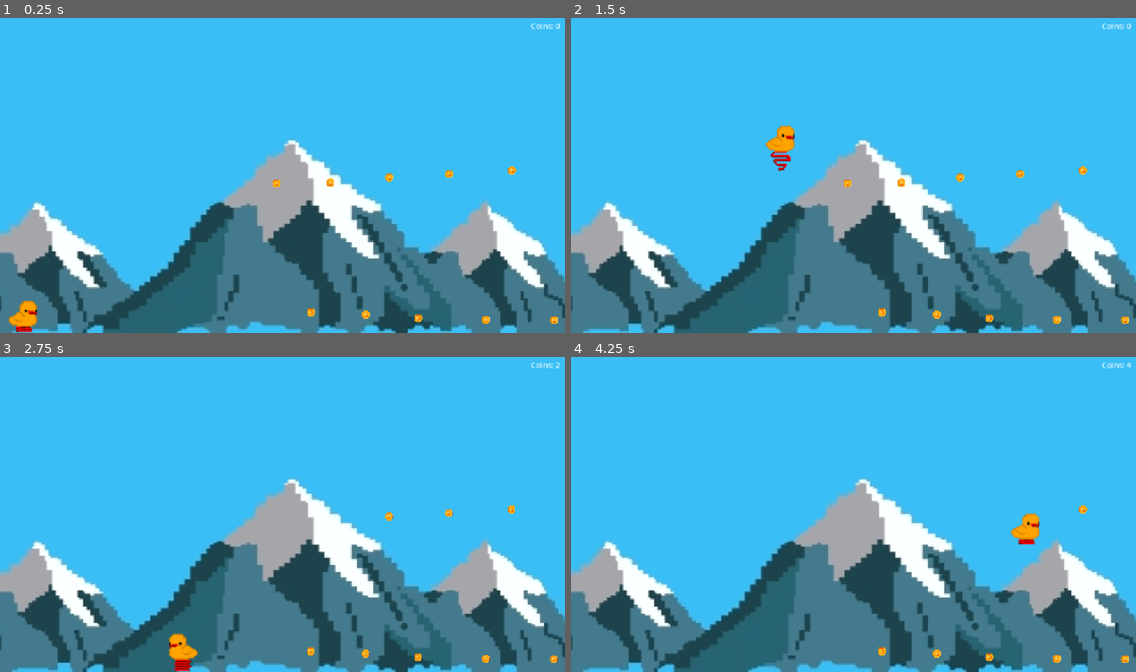
Above: before the commit, frames 1-4 (two rows, left to right).
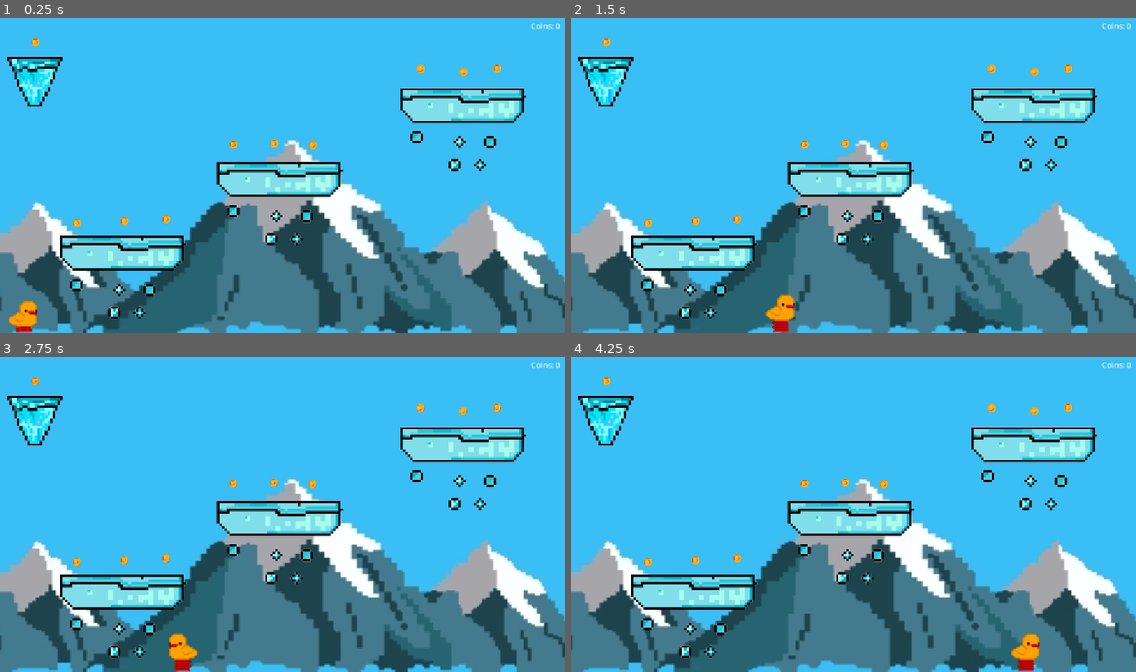
Above: after the commit, the same moments.

Repository: axxel-otl/placeholder
Game: Godot game, scene res://main.tscn
Two runs of this game, one before a commit and one after it. Both use one fixed random seed, a clock stepped at 60 frames per second and the inputs below. Sound files missing from this copy of the repository are replaced by a short silence.
Inputs:
- Up to frame 1 (0.25 s): no input
- Up to frame 2 (1.5 s): hold Right (ui_right) from 0.53 s (still down); tap Up (jump) at 0.77 s
- Up to frame 3 (2.75 s): tap Up (jump) at 1.52 s; release Right (ui_right) at 2.03 s; hold Left (ui_left) from 2.03 s (still down)
- Up to frame 4 (4.25 s): release Left (ui_left) at 2.78 s; hold Right (ui_right) from 2.78 s (still down); tap Up (jump) at 3.02, 3.77 s

The runs differ from the first frame. In frame 1, 9.6% of the frame differs, in the area x 1-99%, y 6-98%; in frame 2, 11%, in the area x 1-99%, y 6-100%; in frame 3, 9.6%; in frame 4, 10%.

Commit message:
feat: Add map and win scene

Diff:
--- /dev/null
+++ b/BigPlatform.tscn
@@ -0,0 +1,28 @@
+[gd_scene format=3 uid="uid://dfu8lrmnni6mr"]
+
+[ext_resource type="Texture2D" uid="uid://b1iqyw1j3rw5y" path="res://BigPlatform.png" id="1_ii6qr"]
+
+[sub_resource type="RectangleShape2D" id="RectangleShape2D_ii6qr"]
+size = Vector2(422, 62.5)
+
+[sub_resource type="RectangleShape2D" id="RectangleShape2D_n2wc6"]
+size = Vector2(504, 88)
+
+[node name="Node2D" type="Node2D" unique_id=744499742]
+scale = Vector2(0.5, 0.5)
+
+[node name="StaticBody2D" type="StaticBody2D" parent="." unique_id=358777]
+position = Vector2(-4, -18.5)
+collision_layer = 2
+
+[node name="Sprite2D" type="Sprite2D" parent="StaticBody2D" unique_id=1943892332]
+position = Vector2(58, -92.5)
+texture = ExtResource("1_ii6qr")
+
+[node name="CollisionShape2D2" type="CollisionShape2D" parent="StaticBody2D" unique_id=1068232395]
+position = Vector2(1, 63.25)
+shape = SubResource("RectangleShape2D_ii6qr")
+
+[node name="CollisionShape2D" type="CollisionShape2D" parent="StaticBody2D" unique_id=1533615549]
+position = Vector2(0, -3.5)
+shape = SubResource("RectangleShape2D_n2wc6")
--- /dev/null
+++ b/Player.tscn
@@ -0,0 +1,80 @@
+[gd_scene format=3 uid="uid://sxeh5qou6d6d"]
+
+[ext_resource type="Script" uid="uid://dpag2kjscpvig" path="res://player.gd" id="1_e80uo"]
+[ext_resource type="Texture2D" uid="uid://ckmtjw2ojyfe3" path="res://PatoDown.png" id="2_cxr5p"]
+[ext_resource type="Texture2D" uid="uid://c1gf0aci5wk48" path="res://PatoIdle.png" id="3_tdg3f"]
+[ext_resource type="Texture2D" uid="uid://bgug2i6a47fm2" path="res://PatoUp.png" id="4_dtqjt"]
+
+[sub_resource type="CircleShape2D" id="CircleShape2D_w48qg"]
+
+[sub_resource type="SpriteFrames" id="SpriteFrames_bw8a7"]
+animations = [{
+"frames": [{
+"duration": 1.0,
+"texture": ExtResource("2_cxr5p")
+}, {
+"duration": 1.0,
+"texture": ExtResource("3_tdg3f")
+}, {
+"duration": 1.0,
+"texture": ExtResource("4_dtqjt")
+}, {
+"duration": 1.0,
+"texture": ExtResource("3_tdg3f")
+}],
+"loop": 1,
+"name": &"default",
+"speed": 4.0
+}]
+
+[sub_resource type="CircleShape2D" id="CircleShape2D_vivmo"]
+
+[sub_resource type="RectangleShape2D" id="RectangleShape2D_miocd"]
+
+[node name="Player" type="CharacterBody2D" unique_id=184967046]
+collision_mask = 2
+script = ExtResource("1_e80uo")
+
+[node name="HitBox" type="CollisionShape2D" parent="." unique_id=2057048572]
+position = Vector2(4.172325e-07, 2.7418137e-06)
+scale = Vector2(5, 5)
+shape = SubResource("CircleShape2D_w48qg")
+
+[node name="AnimatedSprite2D" type="AnimatedSprite2D" parent="." unique_id=622888035]
+position = Vector2(0, -1.7881393e-07)
+scale = Vector2(2.5, 2.5)
+sprite_frames = SubResource("SpriteFrames_bw8a7")
+
+[node name="PickBox" type="Area2D" parent="." unique_id=663838889]
+
+[node name="CollisionShape2D" type="CollisionShape2D" parent="PickBox" unique_id=563887436]
+position = Vector2(-0.99998474, 2.3841858e-07)
+scale = Vector2(7, 7)
+shape = SubResource("CircleShape2D_vivmo")
+
+[node name="ReceiveBox" type="Area2D" parent="." unique_id=1495942731]
+visible = false
+
+[node name="CollisionShape2D" type="CollisionShape2D" parent="ReceiveBox" unique_id=1470091669]
+scale = Vector2(5, 5)
+shape = SubResource("RectangleShape2D_miocd")
+
+[node name="DealBox" type="Area2D" parent="." unique_id=154432773]
+visible = false
+
+[node name="CollisionShape2D" type="CollisionShape2D" parent="DealBox" unique_id=151011583]
+scale = Vector2(5, 5)
+shape = SubResource("RectangleShape2D_miocd")
+
+[node name="CanvasLayer" type="CanvasLayer" parent="." unique_id=268086417]
+
+[node name="CoinCountDisplay" type="Label" parent="CanvasLayer" unique_id=1726595864]
+offset_left = 1082.0
+offset_top = 10.0
+offset_right = 1143.0
+offset_bottom = 33.0
+text = "Coins: 0"
+
+[connection signal="area_entered" from="PickBox" to="." method="_on_pick_box_area_entered"]
+[connection signal="area_entered" from="ReceiveBox" to="." method="_on_pick_box_area_entered"]
+[connection signal="area_entered" from="DealBox" to="." method="_on_pick_box_area_entered"]
--- /dev/null
+++ b/SmolPlatform.tscn
@@ -0,0 +1,28 @@
+[gd_scene format=3 uid="uid://c5epnivaaa8lg"]
+
+[ext_resource type="Texture2D" uid="uid://ckatmmy2xfwfp" path="res://SmolPlatform.png" id="1_21xqn"]
+
+[sub_resource type="RectangleShape2D" id="RectangleShape2D_ii6qr"]
+size = Vector2(80, 62.5)
+
+[sub_resource type="RectangleShape2D" id="RectangleShape2D_n2wc6"]
+size = Vector2(116, 88)
+
+[node name="Node2D" type="Node2D" unique_id=744499742]
+scale = Vector2(0.5, 0.5)
+
+[node name="StaticBody2D" type="StaticBody2D" parent="." unique_id=358777]
+position = Vector2(-4, -18.5)
+collision_layer = 2
+
+[node name="Sprite2D" type="Sprite2D" parent="StaticBody2D" unique_id=1943892332]
+position = Vector2(-194, 506.5)
+texture = ExtResource("1_21xqn")
+
+[node name="CollisionShape2D2" type="CollisionShape2D" parent="StaticBody2D" unique_id=1068232395]
+position = Vector2(2, 63.25)
+shape = SubResource("RectangleShape2D_ii6qr")
+
+[node name="CollisionShape2D" type="CollisionShape2D" parent="StaticBody2D" unique_id=1533615549]
+position = Vector2(2, -3.5)
+shape = SubResource("RectangleShape2D_n2wc6")
--- a/Win.tscn
+++ b/Win.tscn
@@ -3,6 +3,7 @@
 [ext_resource type="Script" uid="uid://b7kukfsl86wtx" path="res://Win.gd" id="1_co8qc"]
 [ext_resource type="Texture2D" uid="uid://cr0e8xyhtwmfs" path="res://PatoPiernado.png" id="2_ijtj1"]
 [ext_resource type="Script" uid="uid://cnvi6hvkoromw" path="res://label.gd" id="2_j64cp"]
+[ext_resource type="Texture2D" uid="uid://slfml43jrr2f" path="res://Win.jpeg" id="2_tplom"]
 
 [sub_resource type="SpriteFrames" id="SpriteFrames_co8qc"]
 animations = [{
@@ -19,6 +20,8 @@
 script = ExtResource("1_co8qc")
 
 [node name="Bg" type="Sprite2D" parent="." unique_id=1229186569]
+position = Vector2(634, 355)
+texture = ExtResource("2_tplom")
 
 [node name="PatoPiernado" type="AnimatedSprite2D" parent="." unique_id=948853462]
 position = Vector2(576, 408.00015)
@@ -28,8 +31,10 @@
 [node name="CanvasLayer" type="CanvasLayer" parent="." unique_id=519225220]
 
 [node name="TimeDisplay" type="Label" parent="CanvasLayer" unique_id=1509615811]
-offset_left = 561.0
-offset_top = 198.0
-offset_right = 601.0
-offset_bottom = 221.0
+offset_left = 576.0
+offset_top = 302.0
+offset_right = 616.0
+offset_bottom = 325.0
+theme_override_colors/font_color = Color(0, 0, 0, 1)
+horizontal_alignment = 1
 script = ExtResource("2_j64cp")
--- a/main.tscn
+++ b/main.tscn
@@ -1,45 +1,20 @@
 [gd_scene format=3 uid="uid://dqh1tbmjjymgj"]
 
-[ext_resource type="Script" uid="uid://dpag2kjscpvig" path="res://player.gd" id="1_0xm2m"]
 [ext_resource type="Texture2D" uid="uid://cv4ydcorn2o5f" path="res://Basket.png" id="1_1bvp3"]
 [ext_resource type="Script" uid="uid://cfi1gnim2ydwn" path="res://Global.gd" id="1_4c57u"]
 [ext_resource type="Texture2D" uid="uid://cg7fa4assde66" path="res://Bg.jpg" id="1_7mycd"]
 [ext_resource type="PackedScene" uid="uid://da1mlifcl70kh" path="res://Coin.tscn" id="4_1bvp3"]
 [ext_resource type="Script" uid="uid://cj2bwguvho8h7" path="res://basket.gd" id="4_efxa6"]
-[ext_resource type="Texture2D" uid="uid://ckmtjw2ojyfe3" path="res://PatoDown.png" id="5_272bh"]
-[ext_resource type="Texture2D" uid="uid://c1gf0aci5wk48" path="res://PatoIdle.png" id="6_5vw27"]
-[ext_resource type="Texture2D" uid="uid://bgug2i6a47fm2" path="res://PatoUp.png" id="7_kek77"]
+[ext_resource type="PackedScene" uid="uid://sxeh5qou6d6d" path="res://Player.tscn" id="6_efxa6"]
 [ext_resource type="AudioStream" uid="uid://dnwusos5kwalk" path="res://MainTheme.wav" id="8_5vw27"]
 [ext_resource type="Script" uid="uid://qawlblv0plti" path="res://BeeBop.gd" id="9_kek77"]
 [ext_resource type="Script" uid="uid://cju5qgd00rsuv" path="res://1Punto.gd" id="12_dg77c"]
+[ext_resource type="PackedScene" uid="uid://dfu8lrmnni6mr" path="res://BigPlatform.tscn" id="13_ycdy4"]
+[ext_resource type="PackedScene" uid="uid://c5epnivaaa8lg" path="res://SmolPlatform.tscn" id="14_w48qg"]
 
 [sub_resource type="RectangleShape2D" id="RectangleShape2D_bw8a7"]
 
 [sub_resource type="CircleShape2D" id="CircleShape2D_bw8a7"]
-
-[sub_resource type="RectangleShape2D" id="RectangleShape2D_7mycd"]
-
-[sub_resource type="SpriteFrames" id="SpriteFrames_bw8a7"]
-animations = [{
-"frames": [{
-"duration": 1.0,
-"texture": ExtResource("5_272bh")
-}, {
-"duration": 1.0,
-"texture": ExtResource("6_5vw27")
-}, {
-"duration": 1.0,
-"texture": ExtResource("7_kek77")
-}, {
-"duration": 1.0,
-"texture": ExtResource("6_5vw27")
-}],
-"loop": 1,
-"name": &"default",
-"speed": 4.0
-}]
-
-[sub_resource type="RectangleShape2D" id="RectangleShape2D_miocd"]
 
 [node name="Node2D" type="Node2D" unique_id=448943906]
 script = ExtResource("1_4c57u")
@@ -73,34 +48,34 @@
 texture = ExtResource("1_7mycd")
 
 [node name="Coin" parent="." unique_id=1063425572 instance=ExtResource("4_1bvp3")]
-position = Vector2(567, 344)
+position = Vector2(160, 425)
 
 [node name="Coin2" parent="." unique_id=688302627 instance=ExtResource("4_1bvp3")]
-position = Vector2(637, 607)
+position = Vector2(342, 417)
 
 [node name="Coin3" parent="." unique_id=2103575640 instance=ExtResource("4_1bvp3")]
-position = Vector2(677, 343)
+position = Vector2(479, 265)
 
 [node name="Coin4" parent="." unique_id=326939582 instance=ExtResource("4_1bvp3")]
-position = Vector2(749, 612)
+position = Vector2(641, 266)
 
 [node name="Coin5" parent="." unique_id=193714215 instance=ExtResource("4_1bvp3")]
-position = Vector2(797, 332)
+position = Vector2(861, 111)
 
 [node name="Coin6" parent="." unique_id=1794657655 instance=ExtResource("4_1bvp3")]
-position = Vector2(856, 619)
+position = Vector2(1017, 110)
 
 [node name="Coin7" parent="." unique_id=712061312 instance=ExtResource("4_1bvp3")]
-position = Vector2(919, 325)
+position = Vector2(257, 421)
 
 [node name="Coin8" parent="." unique_id=1515852796 instance=ExtResource("4_1bvp3")]
-position = Vector2(994, 622)
+position = Vector2(562, 263)
 
 [node name="Coin9" parent="." unique_id=1578220961 instance=ExtResource("4_1bvp3")]
-position = Vector2(1047, 318)
+position = Vector2(948, 117)
 
 [node name="Coin10" parent="." unique_id=469737519 instance=ExtResource("4_1bvp3")]
-position = Vector2(1133, 623)
+position = Vector2(75, 56)
 
 [node name="Basket" type="Area2D" parent="." unique_id=25686527 groups=["basket"]]
 position = Vector2(55, 598)
@@ -114,47 +89,8 @@
 scale = Vector2(4.5, 4.5)
 shape = SubResource("CircleShape2D_bw8a7")
 
-[node name="Player" type="CharacterBody2D" parent="." unique_id=176937556]
+[node name="Player" parent="." unique_id=184967046 instance=ExtResource("6_efxa6")]
 position = Vector2(50, 580)
-collision_mask = 2
-script = ExtResource("1_0xm2m")
-
-[node name="HitBox" type="CollisionShape2D" parent="Player" unique_id=1214326634]
-scale = Vector2(5, 5)
-shape = SubResource("RectangleShape2D_7mycd")
-
-[node name="AnimatedSprite2D" type="AnimatedSprite2D" parent="Player" unique_id=817553712]
-scale = Vector2(2.5, 2.5)
-sprite_frames = SubResource("SpriteFrames_bw8a7")
-
-[node name="PickBox" type="Area2D" parent="Player" unique_id=919944038]
-
-[node name="CollisionShape2D" type="CollisionShape2D" parent="Player/PickBox" unique_id=854777857]
-scale = Vector2(7, 7)
-shape = SubResource("RectangleShape2D_miocd")
-
-[node name="ReceiveBox" type="Area2D" parent="Player" unique_id=1576076768]
-visible = false
-
-[node name="CollisionShape2D" type="CollisionShape2D" parent="Player/ReceiveBox" unique_id=1860832611]
-scale = Vector2(5, 5)
-shape = SubResource("RectangleShape2D_miocd")
-
-[node name="DealBox" type="Area2D" parent="Player" unique_id=1979614535]
-visible = false
-
-[node name="CollisionShape2D" type="CollisionShape2D" parent="Player/DealBox" unique_id=542570922]
-scale = Vector2(5, 5)
-shape = SubResource("RectangleShape2D_miocd")
-
-[node name="CanvasLayer" type="CanvasLayer" parent="Player" unique_id=486983882]
-
-[node name="CoinCountDisplay" type="Label" parent="Player/CanvasLayer" unique_id=564742699]
-offset_left = 1082.0
-offset_top = 10.0
-offset_right = 1143.0
-offset_bottom = 33.0
-text = "Coins: 0"
 
 [node name="BeeBop" type="AudioStreamPlayer2D" parent="." unique_id=72544112]
 stream = ExtResource("8_5vw27")
@@ -163,12 +99,21 @@
 [node name="1Punto" type="AudioStreamPlayer2D" parent="." unique_id=876765325]
 script = ExtResource("12_dg77c")
 
+[node name="Platform1" parent="." unique_id=744499742 instance=ExtResource("13_ycdy4")]
+position = Vector2(250, 484)
+
+[node name="Platform2" parent="." unique_id=1551965203 instance=ExtResource("13_ycdy4")]
+position = Vector2(570, 334)
+
+[node name="Platform3" parent="." unique_id=2087344664 instance=ExtResource("13_ycdy4")]
+position = Vector2(944, 183)
+
+[node name="Node2D" parent="." unique_id=1237619460 instance=ExtResource("14_w48qg")]
+position = Vector2(72, 135)
+
 [connection signal="BeeBop" from="." to="BeeBop" method="_on_node_2d_bee_bop"]
 [connection signal="UnPunto" from="." to="1Punto" method="_on_node_2d_un_punto"]
 [connection signal="EnoughCoins" from="Player" to="Basket" method="_onEnoughCoins"]
 [connection signal="Won" from="Player" to="." method="_onWin"]
-[connection signal="area_entered" from="Player/PickBox" to="Player" method="_on_pick_box_area_entered"]
-[connection signal="area_entered" from="Player/ReceiveBox" to="Player" method="_on_pick_box_area_entered"]
-[connection signal="area_entered" from="Player/DealBox" to="Player" method="_on_pick_box_area_entered"]
 [connection signal="finished" from="BeeBop" to="BeeBop" method="_on_finished"]
 [connection signal="finished" from="1Punto" to="1Punto" method="_on_finished"]
Binary file added: BigPlatform.png
Not shown, added: BigPlatform.png.import
Binary file added: SmolPlatform.png
Not shown, added: SmolPlatform.png.import
Binary file added: Win.jpeg
Not shown, added: Win.jpeg.import
